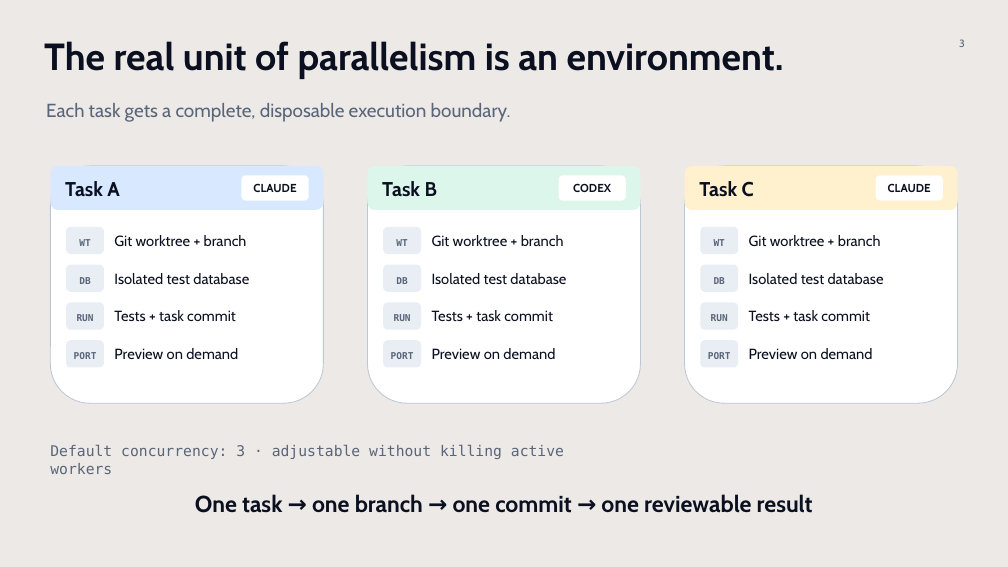
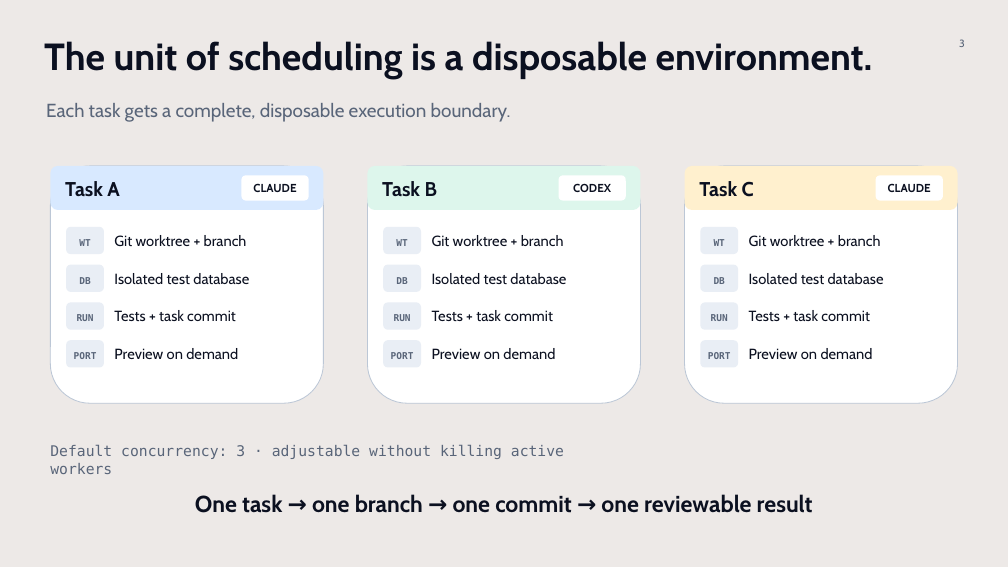
Before and after one commit to kagg-design/ai-factory-plugin, a slide deck: slide 3 of Multi-Agent Dev Factory.pptx. Drawn at 1008x567 pixels with LibreOffice and Linux fonts; fonts in the diff are those of the drawing. Boxes give left, top, right and bottom in pixels: in the first picture for what was removed or moved away, otherwise in the second. Text is boxed around its words. In the diff, an @@ line names an element or a change of style, - is before the commit and + after.

```diff
--- a/Multi-Agent Dev Factory.pptx
+++ b/Multi-Agent Dev Factory.pptx
@@ text at (44,41,873,79): text changed @@
-The real unit of parallelism is an environment.
+The unit of scheduling is a disposable environment.
```
Also in this commit, not shown: 4 other slides changed.
